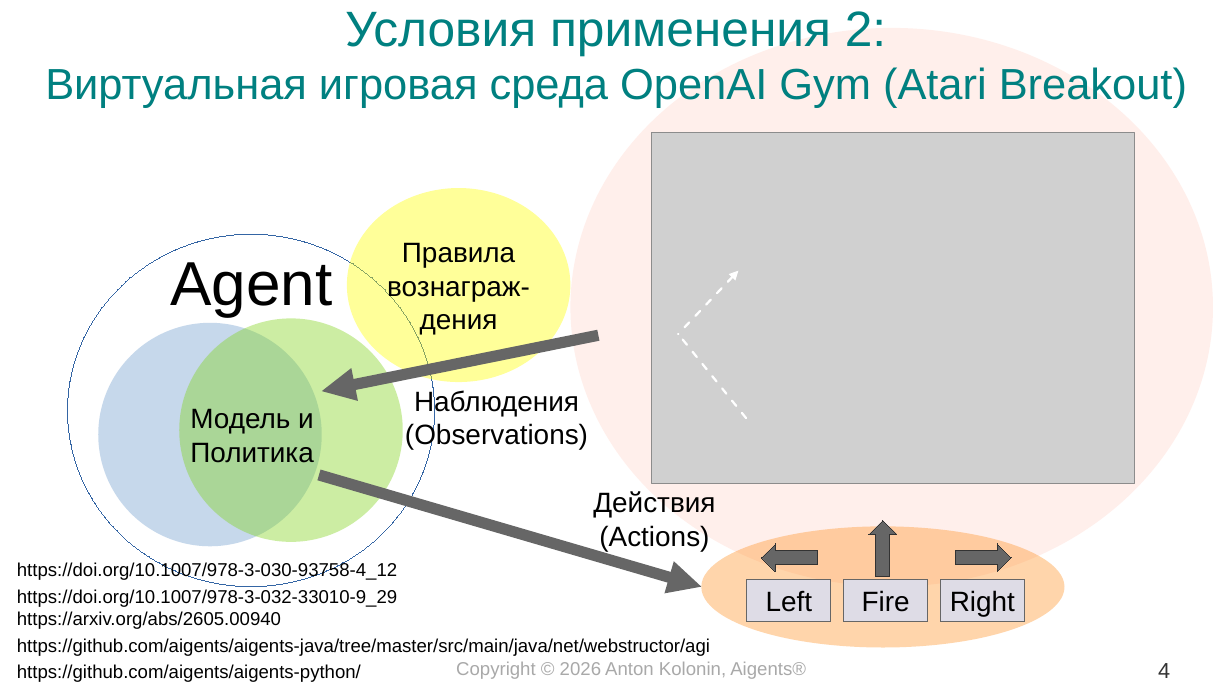
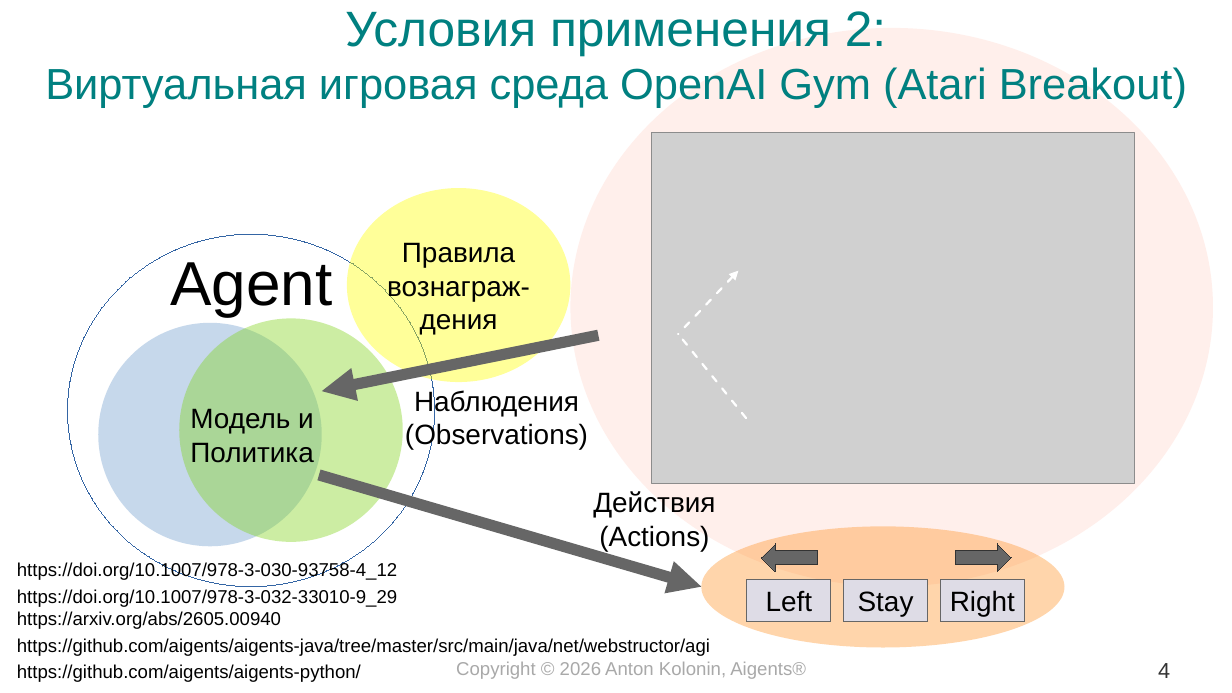
Before and after one commit to aigents/iai, a slide deck: slide 4 of docs/2026/interpretable_experiential_kolonin_datafest.odp. Drawn at 1232x693 pixels with LibreOffice and Linux fonts; fonts in the diff are those of the drawing; grey boxes stand for pictures. Boxes give left, top, right and bottom in pixels: in the first picture for what was removed or moved away, otherwise in the second. Text is boxed around its words. In the diff, an @@ line names an element or a change of style, - is before the commit and + after.

```diff
--- a/docs/2026/interpretable_experiential_kolonin_datafest.odp
+++ b/docs/2026/interpretable_experiential_kolonin_datafest.odp
@@ up arrow removed at <box>870,521,898,577</box> @@
@@ text in rectangle at <box>858,591,914,617</box>: text changed @@
-Fire
+Stay
```
Also in this commit, not shown: 9 other slides changed, 2 slides removed, 5 other files.
